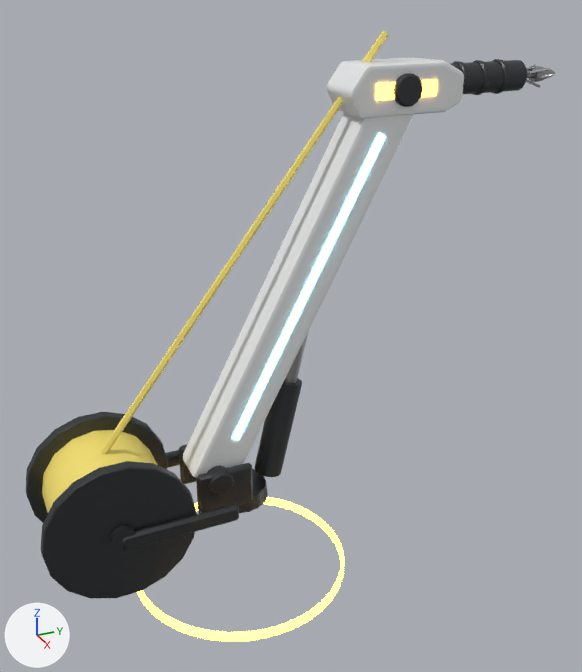
The glTF model assets/models/robots/harpoon.glb as it was, and as the next commit left it.
One viewpoint serves both versions: a 50 mm lens placed at (2.31, -0.825, 2.149), pointed at (-0.003, 0.215, 0.992). The lights are fixed; the arrows at lower left show +X, +Y and +Z. The first picture is the older version. Vertices at exactly the same position are counted once.

In view in the first picture: 'launcher'.
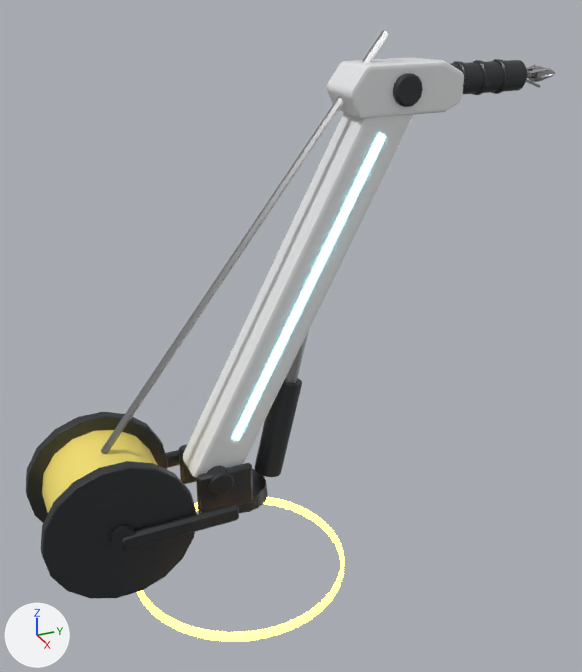
Where the change shows, as pixel boxes [x1, y1, x2, y2] in the pictures (582 x 672 px):
part 1 of me_launcher, deleted: before [375, 80, 438, 100]
part 2 of me_launcher, recoloured: [101, 31, 389, 454] in both

Diff of the bpy script that builds the scene:
```diff
--- a/assets/models/robots/harpoon.glb.py
+++ b/assets/models/robots/harpoon.glb.py
@@ me_launcher @@
 # used by ob_launcher; location = (0.0, 0.0, 0.0)
-me_launcher.from_pydata(...)  # 1385 vertices, 2676 faces; spans x -0.4..0.4, y -0.71..1.23, z 0.08..1.97
+me_launcher.from_pydata(...)  # 1337 vertices, 2588 faces; spans x -0.4..0.4, y -0.71..1.23, z 0.08..1.97
+# me_launcher part 1: the loose piece of 24 vertices spanning x 0.09, y 0.46..0.68, z 1.78..1.83 is deleted
+# me_launcher part 2: 24 faces spanning x -0.01..0.01, y -0.47..0.54, z 0.69..1.97 switch from mat_yellow (yellow #f3df6f) to mat_steel (grey #adadaf)
+# other edits to the shape of me_launcher do not show in these pictures
 me_launcher.materials.append(mat_dark)
```
